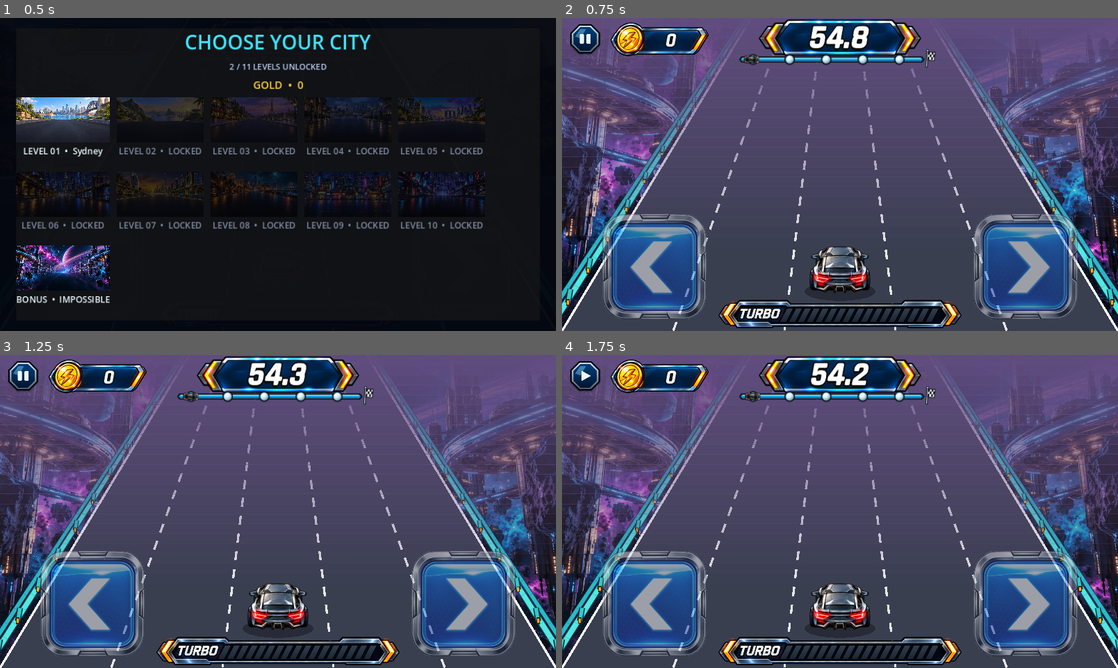
Above: before the commit, frames 1-4 (two rows, left to right).
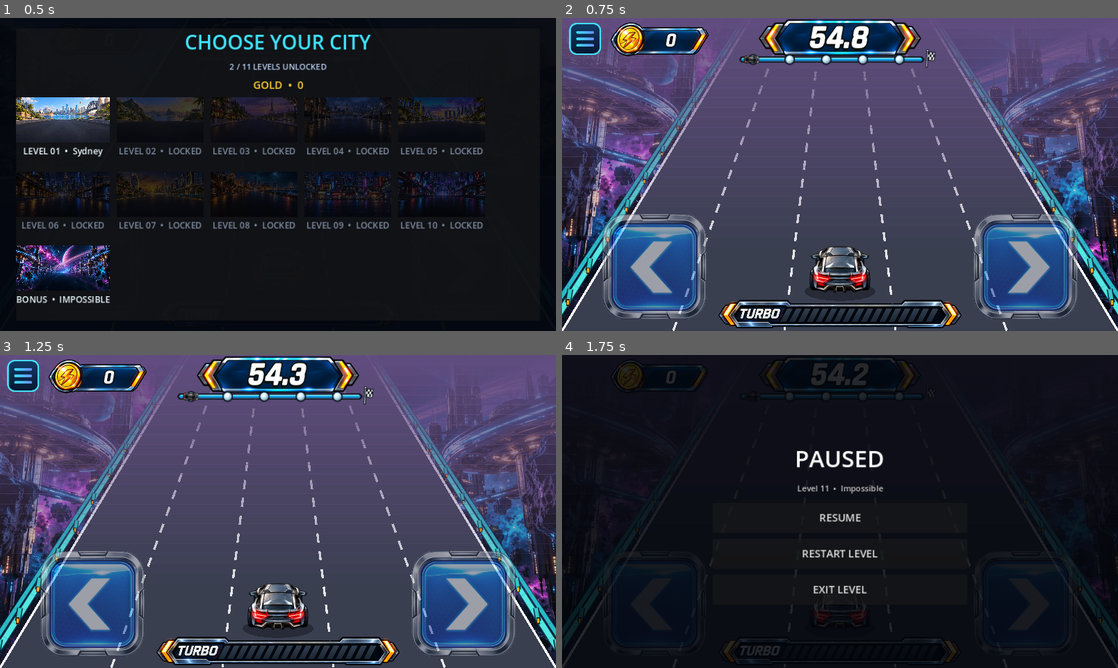
Above: after the commit, the same moments.

Repository: kjs8806/swerve
Game: Godot game, scene res://scenes/Main.tscn
Two runs of this game, one before a commit and one after it. Both use one fixed random seed, a clock stepped at 60 frames per second and the inputs below.
Inputs (mouse positions are in pixels of both pictures, inside the frame that each line leads up to):
- Up to frame 1 (0.5 s): no input
- Up to frame 2 (0.75 s): click (656, 265) at 0.5 s
- Up to frame 3 (1.25 s): no input
- Up to frame 4 (1.75 s): click (584, 376) at 1.25 s

Frame 1 is identical in both runs. In frame 2, 0.5% of the frame differs, in the area x 1-8%, y 1-12%; in frame 3, 0.5%; in frame 4, 97%, in the area x 0-100%, y 0-100%.

Commit message:
Replace pause toggle with in-level menu

Diff:
--- /dev/null
+++ b/godot/assets/hud/menu-button.svg
@@ -0,0 +1,8 @@
+<svg width="128" height="128" viewBox="0 0 128 128" xmlns="http://www.w3.org/2000/svg">
+  <defs>
+    <linearGradient id="panel" x1="0" y1="0" x2="0" y2="1"><stop offset="0" stop-color="#123c69"/><stop offset="1" stop-color="#07172f"/></linearGradient>
+    <linearGradient id="line" x1="0" y1="0" x2="1" y2="0"><stop offset="0" stop-color="#37e6ff"/><stop offset="1" stop-color="#6d8cff"/></linearGradient>
+  </defs>
+  <rect x="8" y="8" width="112" height="112" rx="25" fill="url(#panel)" stroke="#43dff8" stroke-width="6"/>
+  <g fill="url(#line)"><rect x="31" y="35" width="66" height="10" rx="5"/><rect x="31" y="59" width="66" height="10" rx="5"/><rect x="31" y="83" width="66" height="10" rx="5"/></g>
+</svg>
--- a/godot/scenes/Main.tscn
+++ b/godot/scenes/Main.tscn
@@ -12,7 +12,7 @@
 [ext_resource type="FontFile" path="res://assets/fonts/Rajdhani-Bold.ttf" id="10_display_font"]
 [ext_resource type="Shader" path="res://shaders/gradient_text.gdshader" id="11_grad_shader"]
 [ext_resource type="FontFile" path="res://assets/fonts/RacingSansOne-Regular.ttf" id="12_combo_font"]
-[ext_resource type="Texture2D" path="res://assets/hud/pause-button.png" id="13_pause"]
+[ext_resource type="Texture2D" path="res://assets/hud/menu-button.svg" id="13_pause"]
 [ext_resource type="Texture2D" path="res://assets/hud/steer-left-pressed.png" id="15_left_pressed"]
 [ext_resource type="Texture2D" path="res://assets/hud/steer-right-pressed.png" id="16_right_pressed"]
 
@@ -322,6 +322,29 @@
 theme_override_font_sizes/font_size = 18
 text = "TAP TO START"
 
+[node name="MenuActions" type="VBoxContainer" parent="HUD/Root/Overlay/OverlayCard"]
+visible = false
+layout_mode = 2
+theme_override_constants/separation = 10
+
+[node name="ResumeButton" type="Button" parent="HUD/Root/Overlay/OverlayCard/MenuActions"]
+custom_minimum_size = Vector2(0, 52)
+layout_mode = 2
+theme_override_font_sizes/font_size = 18
+text = "RESUME"
+
+[node name="RestartButton" type="Button" parent="HUD/Root/Overlay/OverlayCard/MenuActions"]
+custom_minimum_size = Vector2(0, 52)
+layout_mode = 2
+theme_override_font_sizes/font_size = 18
+text = "RESTART LEVEL"
+
+[node name="ExitLevelButton" type="Button" parent="HUD/Root/Overlay/OverlayCard/MenuActions"]
+custom_minimum_size = Vector2(0, 52)
+layout_mode = 2
+theme_override_font_sizes/font_size = 18
+text = "EXIT LEVEL"
+
 [node name="OverlayStats" type="Label" parent="HUD/Root/Overlay/OverlayCard"]
 theme_override_font_sizes/font_size = 14
 horizontal_alignment = 1
--- a/godot/scripts/Race.gd
+++ b/godot/scripts/Race.gd
@@ -112,8 +112,7 @@
 	preload("res://assets/obstacles/loose-tire-hd.png"),
 	preload("res://assets/obstacles/traffic-cone-hd.png"),
 ]
-const TEX_PAUSE_ICON := preload("res://assets/hud/pause-button.png")
-const TEX_RESUME_ICON := preload("res://assets/hud/resume-button.png")
+const TEX_MENU_ICON := preload("res://assets/hud/menu-button.svg")
 
 # Fog is a screen-space band anchored at the horizon (y=0), so it reads as
 # distance haze regardless of any single object's p - at fog_density=1.0 it
@@ -194,6 +193,10 @@
 @onready var overlay_subtitle: Label = $HUD/Root/Overlay/OverlayCard/OverlaySubtitle
 @onready var overlay_button: Button = $HUD/Root/Overlay/OverlayCard/OverlayButton
 @onready var overlay_stats: Label = $HUD/Root/Overlay/OverlayCard/OverlayStats
+@onready var menu_actions: VBoxContainer = $HUD/Root/Overlay/OverlayCard/MenuActions
+@onready var resume_button: Button = $HUD/Root/Overlay/OverlayCard/MenuActions/ResumeButton
+@onready var restart_button: Button = $HUD/Root/Overlay/OverlayCard/MenuActions/RestartButton
+@onready var exit_level_button: Button = $HUD/Root/Overlay/OverlayCard/MenuActions/ExitLevelButton
 
 
 func _ready() -> void:
@@ -215,6 +218,9 @@
 	btn_right.pressed.connect(func(): try_swerve(1))
 	overlay_button.pressed.connect(_on_overlay_button_pressed)
 	pause_button.pressed.connect(_toggle_pause)
+	resume_button.pressed.connect(_resume_game)
+	restart_button.pressed.connect(func(): reset_game(true))
+	exit_level_button.pressed.connect(_show_level_select)
 	set_process_unhandled_key_input(true)
 	_show_level_select()
 
@@ -238,6 +244,7 @@
 func _show_level_select() -> void:
 	state = State.READY
 	overlay.visible = false
+	menu_actions.visible = false
 	pause_button.visible = false
 	if level_select == null:
 		level_select = LEVEL_SELECT_SCENE.instantiate()
@@ -419,18 +426,39 @@
 	coin_timer = 0.9
 	turbo_spawn_timer = randf_range(active_level.turbo_spawn_min, active_level.turbo_spawn_max)
 	overlay.visible = false
+	menu_actions.visible = false
+	overlay_button.visible = true
 	pause_button.visible = true
-	pause_button.texture_normal = TEX_PAUSE_ICON
+	pause_button.texture_normal = TEX_MENU_ICON
 	_audio_call(&"begin_race", [play_ui_tap])
 
 
 func _toggle_pause() -> void:
 	if state == State.PLAYING:
-		state = State.PAUSED
-		pause_button.texture_normal = TEX_RESUME_ICON
+		_open_pause_menu()
 	elif state == State.PAUSED:
-		state = State.PLAYING
-		pause_button.texture_normal = TEX_PAUSE_ICON
+		_resume_game()
+
+
+func _open_pause_menu() -> void:
+	state = State.PAUSED
+	overlay.visible = true
+	pause_button.visible = false
+	overlay_title.text = "PAUSED"
+	overlay_subtitle.text = "Level %d  •  %s" % [active_level.level_number, active_level.city_name]
+	overlay_stats.text = ""
+	overlay_button.visible = false
+	menu_actions.visible = true
+
+
+func _resume_game() -> void:
+	if state != State.PAUSED:
+		return
+	state = State.PLAYING
+	overlay.visible = false
+	menu_actions.visible = false
+	overlay_button.visible = true
+	pause_button.visible = true
 
 
 func base_speed() -> float:
@@ -535,6 +563,8 @@
 				reset_game()
 			elif state == State.WIN or state == State.READY:
 				_show_level_select()
+		elif event.keycode == KEY_ESCAPE:
+			_toggle_pause()
 
 
 # ---------- Spawning ----------
@@ -852,6 +882,8 @@
 func _show_end_screen(won: bool) -> void:
 	overlay.visible = true
 	pause_button.visible = false
+	menu_actions.visible = false
+	overlay_button.visible = true
 	overlay_title.text = "FINISH!" if won else "TIME UP"
 	overlay_subtitle.text = ("Level %d complete — %s mastered." % [active_level.level_number, active_level.city_name] if won
 		else "Try %s again and watch for the open lane." % active_level.city_name)
